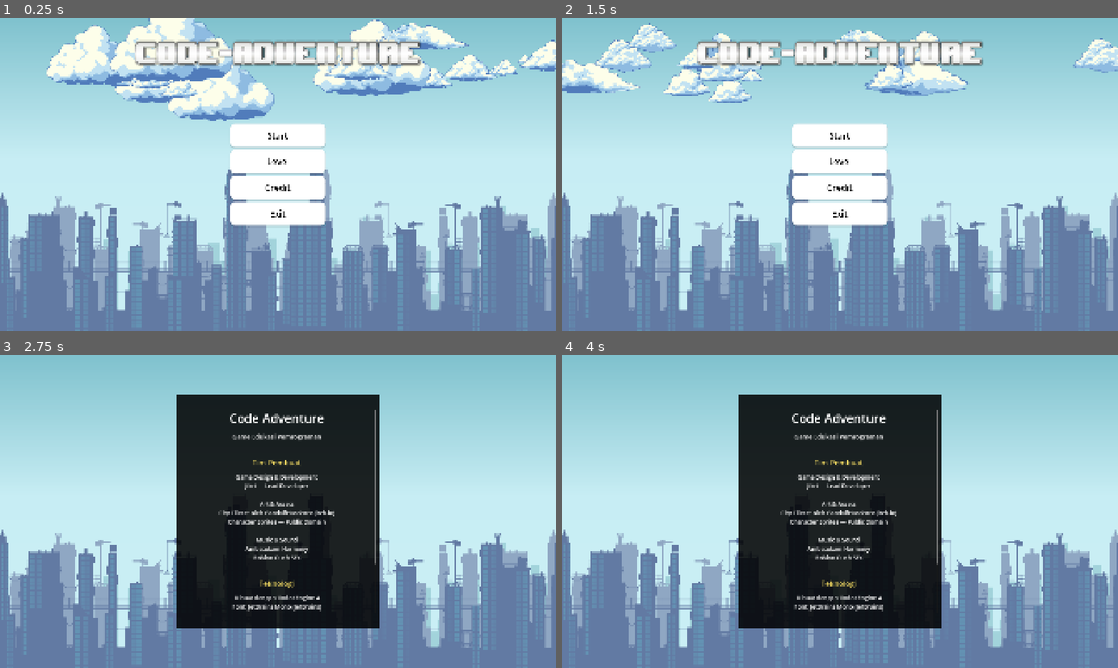
Above: before the commit, frames 1-4 (two rows, left to right).
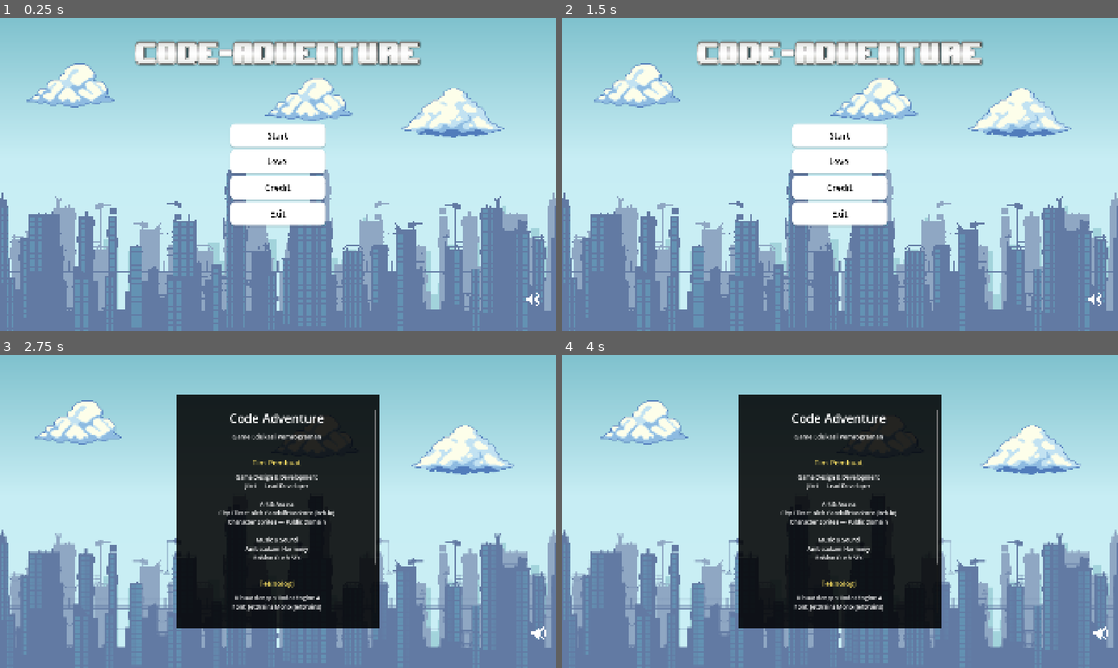
Above: after the commit, the same moments.

Repository: WanaRB/code-adventure
Game: Godot game, scene res://scenes/UI/main_menu.tscn
Two runs of this game, one before a commit and one after it. Both use one fixed random seed, a clock stepped at 60 frames per second and the inputs below. Sound files missing from this copy of the repository are replaced by a short silence.
Inputs (mouse positions are in pixels of both pictures, inside the frame that each line leads up to):
- Up to frame 1 (0.25 s): no input
- Up to frame 2 (1.5 s): click "Level" at 0.5 s; click "Back" at 1.25 s
- Up to frame 3 (2.75 s): click "Credit" at 2 s
- Up to frame 4 (4 s): click (1101, 633) at 2.77 s; click (1101, 633) at 3.52 s

The runs differ from the first frame. In frame 1, 14% of the frame differs, in the area x 0-100%, y 0-94%; in frame 2, 9.4%; in frame 3, 2.4%; in frame 4, 2.5%.

Commit message:
backround music, awan

Diff:
--- a/scenes/Level/level_1.tscn
+++ b/scenes/Level/level_1.tscn
@@ -2,7 +2,6 @@
 
 [ext_resource type="Texture2D" uid="uid://d1uuetget6vy4" path="res://assets/image/map/City background.png" id="1_aqk2v"]
 [ext_resource type="Texture2D" uid="uid://tnhxql7dkasa" path="res://assets/image/map/GandalfHardcore city tiles 32x32.png" id="2_036b0"]
-[ext_resource type="PackedScene" uid="uid://ndvagnr4jrg8" path="res://scenes/UI/awan_bergerak.tscn" id="2_l8a0l"]
 [ext_resource type="Texture2D" uid="uid://cpwj4apon4fl" path="res://assets/image/map/Building Tiles 32x32.png" id="3_dwbse"]
 [ext_resource type="Texture2D" uid="uid://dugb26t4mw5v" path="res://assets/image/map/Decoration 32x32.png" id="4_pkg7o"]
 [ext_resource type="PackedScene" uid="uid://c8cp71tu2bx71" path="res://scenes/Character/jikri.tscn" id="5_036b0"]
@@ -1071,10 +1070,6 @@
 grow_vertical = 2
 texture = ExtResource("1_aqk2v")
 
-[node name="AwanBergerak" parent="Map" unique_id=251289810 instance=ExtResource("2_l8a0l")]
-y_min = -200.0
-y_max = -50.0
-
 [node name="lantai" type="TileMap" parent="Map" unique_id=1840433433]
 texture_filter = 1
 scale = Vector2(2.5, 2.5)
--- a/scenes/Level/level_2.tscn
+++ b/scenes/Level/level_2.tscn
@@ -1075,8 +1075,6 @@
 skala_min = 0.5
 skala_max = 1.5
 opacity = 0.7
-y_min = -100.0
-y_max = -50.0
 
 [node name="lantai" type="TileMap" parent="Map" unique_id=1840433433]
 texture_filter = 1
--- a/scenes/UI/awan_bergerak.tscn
+++ b/scenes/UI/awan_bergerak.tscn
@@ -4,18 +4,13 @@
 [ext_resource type="Texture2D" uid="uid://dv64mhaq7n67t" path="res://assets/image/backround/Cloud-2.png" id="2_toowp"]
 [ext_resource type="Texture2D" uid="uid://efvf6btk71ge" path="res://assets/image/backround/Cloud-5.png" id="3_bp7po"]
 [ext_resource type="Texture2D" uid="uid://bnyvka2mc8gga" path="res://assets/image/backround/Cloud-7.png" id="4_nx8ra"]
-[ext_resource type="Texture2D" uid="uid://w43fhvbx6uvy" path="res://assets/image/backround/Cloud-10.png" id="5_lifsg"]
-[ext_resource type="Texture2D" uid="uid://b2yyn2ii1nfhn" path="res://assets/image/backround/Cloud-21.png" id="6_8iqgt"]
-[ext_resource type="Texture2D" uid="uid://2deanywntr2n" path="res://assets/image/backround/Cloud-23.png" id="7_ks7l0"]
-[ext_resource type="Texture2D" uid="uid://bmjoq2g1q7tvc" path="res://assets/image/backround/Cloud-25.png" id="8_t0mmy"]
-[ext_resource type="Texture2D" uid="uid://dy661cst3mbob" path="res://assets/image/backround/Cloud-27.png" id="9_he1ps"]
-[ext_resource type="Texture2D" uid="uid://bj3c5h2aieekh" path="res://assets/image/backround/Cloud-31.png" id="10_06txj"]
 [ext_resource type="Texture2D" uid="uid://532skyl3c6jr" path="res://assets/image/backround/Cloud-43.png" id="11_eeici"]
 
-[node name="AwanBergerak" type="Node2D" unique_id=251289810]
+[node name="AwanBergerak" type="CanvasLayer" unique_id=2111506820]
 script = ExtResource("1_y7y6p")
-tekstur_awan = Array[Texture2D]([ExtResource("2_toowp"), ExtResource("3_bp7po"), ExtResource("4_nx8ra"), ExtResource("5_lifsg"), ExtResource("6_8iqgt"), ExtResource("7_ks7l0"), ExtResource("8_t0mmy"), ExtResource("9_he1ps"), ExtResource("10_06txj"), ExtResource("11_eeici")])
-jumlah_awan = 10
+tekstur_awan = Array[Texture2D]([ExtResource("2_toowp"), ExtResource("3_bp7po"), ExtResource("4_nx8ra"), ExtResource("11_eeici")])
+jumlah_awan = 5
+kecepatan = 20.0
 skala_min = 1.0
 skala_max = 2.0
 opacity = 1.0
--- a/scenes/UI/credits.tscn
+++ b/scenes/UI/credits.tscn
@@ -2,9 +2,9 @@
 
 [ext_resource type="Texture2D" uid="uid://d1uuetget6vy4" path="res://assets/image/map/City background.png" id="1_bg"]
 [ext_resource type="Script" uid="uid://dkfg5mr5p3m8k" path="res://script/tampilan/credits.gd" id="1_pa2yl"]
-
-[sub_resource type="StyleBoxTexture" id="StyleBoxTexture_panel"]
-texture = ExtResource("1_bg")
+[ext_resource type="Texture2D" uid="uid://dsgjucy37om26" path="res://assets/image/UI/sound_on.png" id="2_g3j2f"]
+[ext_resource type="AudioStream" uid="uid://bpgh4wheqb6jf" path="res://assets/sound/Pixel.mp3" id="3_21wcu"]
+[ext_resource type="Texture2D" uid="uid://by7vjjgwhv0bx" path="res://assets/image/UI/sound_off.png" id="3_jq8gn"]
 
 [sub_resource type="StyleBoxFlat" id="StyleBoxFlat_pa2yl"]
 bg_color = Color(0, 0, 0, 0.85882354)
@@ -35,6 +35,9 @@
 
 [sub_resource type="StyleBoxEmpty" id="StyleBoxEmpty_focus"]
 
+[sub_resource type="StyleBoxTexture" id="StyleBoxTexture_panel"]
+texture = ExtResource("1_bg")
+
 [node name="Credits" type="Control" unique_id=100001]
 layout_mode = 3
 anchors_preset = 15
@@ -43,15 +46,8 @@
 grow_horizontal = 2
 grow_vertical = 2
 script = ExtResource("1_pa2yl")
-
-[node name="BG" type="Panel" parent="." unique_id=100002]
-layout_mode = 1
-anchors_preset = 15
-anchor_right = 1.0
-anchor_bottom = 1.0
-grow_horizontal = 2
-grow_vertical = 2
-theme_override_styles/panel = SubResource("StyleBoxTexture_panel")
+ikon_suara_hidup = ExtResource("2_g3j2f")
+ikon_suara_mati = ExtResource("3_jq8gn")
 
 [node name="Panel" type="Panel" parent="." unique_id=1272808665]
 custom_minimum_size = Vector2(700, 800)
@@ -174,4 +170,21 @@
 theme_override_styles/focus = SubResource("StyleBoxEmpty_focus")
 text = "← Kembali"
 
+[node name="CanvasLayer" type="CanvasLayer" parent="." unique_id=1267837992]
+layer = -1
+
+[node name="BG" type="Panel" parent="CanvasLayer" unique_id=100002]
+anchors_preset = 15
+anchor_right = 1.0
+anchor_bottom = 1.0
+grow_horizontal = 2
+grow_vertical = 2
+theme_override_styles/panel = SubResource("StyleBoxTexture_panel")
+
+[node name="BgmMenu" type="AudioStreamPlayer" parent="." unique_id=1832551801]
+unique_name_in_owner = true
+stream = ExtResource("3_21wcu")
+volume_db = -15.0
+parameters/looping = true
+
 [connection signal="pressed" from="Panel/ScrollContainer/VBoxContainer/button_back" to="." method="_on_button_back_pressed"]
--- a/scenes/UI/level_select.tscn
+++ b/scenes/UI/level_select.tscn
@@ -1,11 +1,11 @@
 [gd_scene format=3 uid="uid://b6jctalht86lb"]
 
 [ext_resource type="Script" uid="uid://dcvb86fugjn2h" path="res://script/tampilan/level_select.gd" id="1_yus8d"]
+[ext_resource type="Texture2D" uid="uid://dsgjucy37om26" path="res://assets/image/UI/sound_on.png" id="2_0ra34"]
 [ext_resource type="Texture2D" uid="uid://d1uuetget6vy4" path="res://assets/image/map/City background.png" id="2_piteb"]
 [ext_resource type="Texture2D" uid="uid://c0w5b8ruj43xj" path="res://assets/image/map/logo.png" id="3_m0u3y"]
-
-[sub_resource type="StyleBoxTexture" id="StyleBoxTexture_q3tsx"]
-texture = ExtResource("2_piteb")
+[ext_resource type="Texture2D" uid="uid://by7vjjgwhv0bx" path="res://assets/image/UI/sound_off.png" id="3_ty08u"]
+[ext_resource type="AudioStream" uid="uid://bpgh4wheqb6jf" path="res://assets/sound/Pixel.mp3" id="4_0i6e4"]
 
 [sub_resource type="StyleBoxFlat" id="StyleBoxFlat_0m03y"]
 bg_color = Color(1, 1, 1, 1)
@@ -39,6 +39,9 @@
 
 [sub_resource type="StyleBoxEmpty" id="StyleBoxEmpty_0m03y"]
 
+[sub_resource type="StyleBoxTexture" id="StyleBoxTexture_q3tsx"]
+texture = ExtResource("2_piteb")
+
 [node name="MainMenu" type="Control" unique_id=425800775]
 layout_mode = 3
 anchors_preset = 15
@@ -47,15 +50,20 @@
 grow_horizontal = 2
 grow_vertical = 2
 script = ExtResource("1_yus8d")
+ikon_suara_hidup = ExtResource("2_0ra34")
+ikon_suara_mati = ExtResource("3_ty08u")
 
-[node name="Panel" type="Panel" parent="." unique_id=1794435827]
+[node name="logo" type="TextureRect" parent="." unique_id=1705019265]
 layout_mode = 1
-anchors_preset = 15
-anchor_right = 1.0
-anchor_bottom = 1.0
+anchors_preset = 5
+anchor_left = 0.5
+anchor_right = 0.5
+offset_left = -507.0
+offset_top = 65.0
+offset_right = 507.0
+offset_bottom = 179.0
 grow_horizontal = 2
-grow_vertical = 2
-theme_override_styles/panel = SubResource("StyleBoxTexture_q3tsx")
+texture = ExtResource("3_m0u3y")
 
 [node name="VBoxContainer" type="VBoxContainer" parent="." unique_id=632943988]
 layout_mode = 1
@@ -130,17 +138,22 @@
 theme_override_styles/focus = SubResource("StyleBoxEmpty_0m03y")
 text = "Back"
 
-[node name="TextureRect" type="TextureRect" parent="." unique_id=1705019265]
-layout_mode = 1
-anchors_preset = 5
-anchor_left = 0.5
-anchor_right = 0.5
-offset_left = -507.0
-offset_top = 65.0
-offset_right = 507.0
-offset_bottom = 179.0
+[node name="CanvasLayer" type="CanvasLayer" parent="." unique_id=546412063]
+layer = -1
+
+[node name="Panel" type="Panel" parent="CanvasLayer" unique_id=1794435827]
+anchors_preset = 15
+anchor_right = 1.0
+anchor_bottom = 1.0
 grow_horizontal = 2
-texture = ExtResource("3_m0u3y")
+grow_vertical = 2
+theme_override_styles/panel = SubResource("StyleBoxTexture_q3tsx")
+
+[node name="BgmMenu" type="AudioStreamPlayer" parent="." unique_id=447173524]
+unique_name_in_owner = true
+stream = ExtResource("4_0i6e4")
+volume_db = -15.0
+parameters/looping = true
 
 [connection signal="pressed" from="VBoxContainer/button_level1" to="." method="_on_button_level_1_pressed"]
 [connection signal="pressed" from="VBoxContainer/button_level2" to="." method="_on_button_level_2_pressed"]
--- a/scenes/UI/main_menu.tscn
+++ b/scenes/UI/main_menu.tscn
@@ -3,11 +3,13 @@
 [ext_resource type="Texture2D" uid="uid://d1uuetget6vy4" path="res://assets/image/map/City background.png" id="1_q3tsx"]
 [ext_resource type="Script" uid="uid://dmt0uib03u6n7" path="res://script/tampilan/main_menu.gd" id="1_u4y5d"]
 [ext_resource type="Texture2D" uid="uid://c0w5b8ruj43xj" path="res://assets/image/map/logo.png" id="2_0m03y"]
+[ext_resource type="Texture2D" uid="uid://dsgjucy37om26" path="res://assets/image/UI/sound_on.png" id="2_mf7fl"]
+[ext_resource type="Texture2D" uid="uid://by7vjjgwhv0bx" path="res://assets/image/UI/sound_off.png" id="3_d6l81"]
+[ext_resource type="Texture2D" uid="uid://dv64mhaq7n67t" path="res://assets/image/backround/Cloud-2.png" id="4_5d4ag"]
 [ext_resource type="AudioStream" uid="uid://bpgh4wheqb6jf" path="res://assets/sound/Pixel.mp3" id="4_tfcbk"]
 [ext_resource type="PackedScene" uid="uid://ndvagnr4jrg8" path="res://scenes/UI/awan_bergerak.tscn" id="5_e2p27"]
-
-[sub_resource type="StyleBoxTexture" id="StyleBoxTexture_q3tsx"]
-texture = ExtResource("1_q3tsx")
+[ext_resource type="Texture2D" uid="uid://bnyvka2mc8gga" path="res://assets/image/backround/Cloud-7.png" id="5_um6dh"]
+[ext_resource type="Texture2D" uid="uid://532skyl3c6jr" path="res://assets/image/backround/Cloud-43.png" id="6_mf7fl"]
 
 [sub_resource type="StyleBoxFlat" id="StyleBoxFlat_0m03y"]
 bg_color = Color(1, 1, 1, 1)
@@ -49,30 +51,8 @@
 grow_horizontal = 2
 grow_vertical = 2
 script = ExtResource("1_u4y5d")
-
-[node name="Panel" type="Panel" parent="." unique_id=1794435827]
-layout_mode = 1
-anchors_preset = 15
-anchor_right = 1.0
-anchor_bottom = 1.0
-grow_horizontal = 2
-grow_vertical = 2
-theme_override_styles/panel = SubResource("StyleBoxTexture_q3tsx")
-
-[node name="AwanBergerak" parent="." unique_id=770557397 instance=ExtResource("5_e2p27")]
-jumlah_awan = 15
-
-[node name="Logo" type="TextureRect" parent="." unique_id=1705019265]
-layout_mode = 1
-anchors_preset = 5
-anchor_left = 0.5
-anchor_right = 0.5
-offset_left = -507.0
-offset_top = 65.0
-offset_right = 507.0
-offset_bottom = 179.0
-grow_horizontal = 2
-texture = ExtResource("2_0m03y")
+ikon_suara_hidup = ExtResource("2_mf7fl")
+ikon_suara_mati = ExtResource("3_d6l81")
 
 [node name="VBoxContainer" type="VBoxContainer" parent="." unique_id=632943988]
 layout_mode = 1
@@ -146,6 +126,31 @@
 theme_override_styles/focus = SubResource("StyleBoxEmpty_0m03y")
 text = "Exit"
 
+[node name="Logo" type="TextureRect" parent="." unique_id=1705019265]
+layout_mode = 1
+anchors_preset = 5
+anchor_left = 0.5
+anchor_right = 0.5
+offset_left = -507.0
+offset_top = 65.0
+offset_right = 507.0
+offset_bottom = 179.0
+grow_horizontal = 2
+texture = ExtResource("2_0m03y")
+
+[node name="CanvasLayer" type="CanvasLayer" parent="." unique_id=985701240]
+layer = -2
+
+[node name="TextureRect" type="TextureRect" parent="CanvasLayer" unique_id=218923510]
+process_mode = 3
+texture_filter = 1
+anchors_preset = 15
+anchor_right = 1.0
+anchor_bottom = 1.0
+grow_horizontal = 2
+grow_vertical = 2
+texture = ExtResource("1_q3tsx")
+
 [node name="BgmMenu" type="AudioStreamPlayer" parent="." unique_id=2022316957]
 unique_name_in_owner = true
 stream = ExtResource("4_tfcbk")
@@ -153,6 +158,14 @@
 autoplay = true
 parameters/looping = true
 
+[node name="AwanBergerak" parent="." unique_id=770557397 instance=ExtResource("5_e2p27")]
+layer = -1
+tekstur_awan = Array[Texture2D]([ExtResource("4_5d4ag"), ExtResource("5_um6dh"), ExtResource("6_mf7fl")])
+jumlah_awan = 3
+kecepatan = 15.0
+skala_min = 3.0
+skala_max = 3.0
+
 [connection signal="pressed" from="VBoxContainer/button_start" to="." method="_on_button_start_pressed"]
 [connection signal="pressed" from="VBoxContainer/button_level" to="." method="_on_button_level_pressed"]
 [connection signal="pressed" from="VBoxContainer/button_credit" to="." method="_on_button_credit_pressed"]
--- a/script/konfigurasi/GameEvents.gd
+++ b/script/konfigurasi/GameEvents.gd
@@ -8,6 +8,8 @@
 signal player_hit(damage_amount: int)
 signal level_won
 signal game_over
+## State suara menu — true = hidup, false = mati. Dibaca semua scene menu.
+var musik_menu_hidup: bool = true
 
 
 var last_level_path: String = ""
--- a/script/konfigurasi/awan_bergerak.gd
+++ b/script/konfigurasi/awan_bergerak.gd
@@ -1,50 +1,109 @@
-extends Node2D
+extends CanvasLayer
 
-@export_group("Awan")
+var _sudah_init := false  # cegah spawn ulang jika node di-reuse
+
+# ─── KONFIGURASI TEKSTUR ──────────────────────────────────────────────────────
+## Masukkan semua PNG awan di sini — tiap awan dipilih secara acak
 @export var tekstur_awan: Array[Texture2D] = []
-@export_range(1, 50, 1) var jumlah_awan: int = 6
-@export_range(-300.0, 300.0, 1.0) var kecepatan: float = 40.0
 
-@export_group("Tampilan")
-@export_range(0.1, 3.0, 0.1) var skala_min: float = 0.4
-@export_range(0.1, 3.0, 0.1) var skala_max: float = 0.9
-@export_range(0.0, 1.0, 0.01) var opacity: float = 0.7
+# ─── KONFIGURASI JUMLAH & GERAK ───────────────────────────────────────────────
+## Jumlah awan yang muncul sekaligus
+@export var jumlah_awan: int = 8
 
-@export_group("Ketinggian")
-@export_range(-200.0, 2000.0, 1.0) var y_min: float = 50.0
-@export_range(-200.0, 2000.0, 1.0) var y_max: float = 250.0
+## Kecepatan gerak awan (pixel/detik). Positif = ke kanan, negatif = ke kiri
+@export var kecepatan: float = 40.0
 
-@export_group("Wrap")
-@export_range(0.0, 1000.0, 1.0) var margin_wrap: float = 200.0
+# ─── KONFIGURASI KETINGGIAN ───────────────────────────────────────────────────
+## Batas atas awan dari tepi layar (pixel). 0 = paling atas layar
+@export var ketinggian_atas: float = 30.0
 
+## Batas bawah awan (pixel dari tepi atas layar). Awan tidak akan turun lebih dari ini
+## Contoh: 300 = awan hanya muncul di 300px pertama dari atas layar
+@export var ketinggian_bawah: float = 350.0
+
+# ─── KONFIGURASI TAMPILAN ─────────────────────────────────────────────────────
+## Skala terkecil awan (acak antara min dan max)
+@export var skala_min: float = 0.4
+
+## Skala terbesar awan
+@export var skala_max: float = 0.9
+
+## Opacity awan (0.0 = transparan penuh, 1.0 = solid)
+@export var opacity: float = 0.7
+
+## Panjang area awan (pixel). Samakan dengan panjang scene/map.
+## 0 = otomatis pakai lebar viewport
+@export var panjang_area: float = 0.0
+
+# ─── Internal (jangan diubah) ─────────────────────────────────────────────────
 var _awan: Array[Sprite2D] = []
 var _kecepatan_tiap: Array[float] = []
 var _vp_size: Vector2
 
+# ─── Lifecycle ────────────────────────────────────────────────────────────────
 func _ready() -> void:
+	if tekstur_awan.is_empty():
+		push_warning("AwaanBergerak: tekstur_awan belum diisi!")
+		return
+	call_deferred("_init_awan")
 
-	if tekstur_awan.is_empty():
-		push_warning("tekstur_awan belum diisi!")
+func _init_awan() -> void:
+	var tree := get_tree()
+	var root := tree.root
+
+	# Cek apakah sudah ada AwaanBergerak lain di root
+	for node in root.get_children():
+		if node == self:
+			continue
+		if node.is_in_group("awan_bergerak"):
+			# Sudah ada — hapus instance ini, biarkan yang lama jalan
+			queue_free()
+			return
+
+	# Belum ada — jadikan persistent di root
+	add_to_group("awan_bergerak")
+	if get_parent() != root:
+		get_parent().remove_child(self)
+		root.add_child(self)
+		call_deferred("_mulai_spawn")
 		return
+	_mulai_spawn()
+
+func _mulai_spawn() -> void:
+	add_to_group("awan_bergerak")  # ← tambah ini jika masuk sini langsung tanpa reparent
+	if _sudah_init:
+		return
+	_sudah_init = true
 
 	_vp_size = get_viewport().get_visible_rect().size
+	if panjang_area > 0.0:
+		_vp_size.x = panjang_area
+	if ketinggian_bawah <= ketinggian_atas:
+		ketinggian_bawah = ketinggian_atas + 100.0
+
 	_spawn_semua()
 
 func _spawn_semua() -> void:
 	for i in jumlah_awan:
 		var s := Sprite2D.new()
 
+		# Pilih tekstur secara acak dari array
 		s.texture = tekstur_awan[randi() % tekstur_awan.size()]
 		s.modulate.a = opacity
 
+		# Skala acak agar tidak terlihat seragam
 		var sc := randf_range(skala_min, skala_max)
 		s.scale = Vector2(sc, sc)
 
+		# Bagi layar rata per slot, lalu tambah offset kecil agar tidak terlalu kaku
+		var slot_width := _vp_size.x / jumlah_awan
+		var offset_x := randf_range(-slot_width * 0.3, slot_width * 0.3)
 		s.position = Vector2(
-			randf_range(0, _vp_size.x),
-			randf_range(minf(y_min, y_max), maxf(y_min, y_max))
+			slot_width * i + slot_width * 0.5 + offset_x,
+			randf_range(ketinggian_atas, ketinggian_bawah)
 		)
 
+		# Kecepatan sedikit berbeda tiap awan agar tidak bergerak seragam
 		var variasi := randf_range(0.6, 1.4)
 		_kecepatan_tiap.append(kecepatan * variasi)
 
@@ -52,13 +111,33 @@
 		_awan.append(s)
 
 func _process(delta: float) -> void:
+	# Margin sebelum awan di-wrap ke sisi lain (agar tidak pop tiba-tiba)
+	var margin := 250.0
+
 	for i in _awan.size():
 		var s := _awan[i]
 		s.position.x += _kecepatan_tiap[i] * delta
 
-		if _kecepatan_tiap[i] > 0 and s.position.x > _vp_size.x + margin_wrap:
-			s.position.x = -margin_wrap
-			s.position.y = randf_range(minf(y_min, y_max), maxf(y_min, y_max))
-		elif _kecepatan_tiap[i] < 0 and s.position.x < -margin_wrap:
-			s.position.x = _vp_size.x + margin_wrap
-			s.position.y = randf_range(minf(y_min, y_max), maxf(y_min, y_max))
+		if _kecepatan_tiap[i] > 0 and s.position.x > _vp_size.x + margin:
+			s.position.x = -margin
+			s.position.y = _cari_y_tidak_menggumpal(i)
+
+		elif _kecepatan_tiap[i] < 0 and s.position.x < -margin:
+			s.position.x = _vp_size.x + margin
+			s.position.y = _cari_y_tidak_menggumpal(i)
+
+## Cari posisi Y yang tidak terlalu dekat dengan awan lain di X yang sama.
+func _cari_y_tidak_menggumpal(skip_index: int) -> float:
+	var jarak_min := 150.0  # ubah angka ini: lebih besar = awan lebih renggang
+	for _coba in range(10):  # coba maksimal 10x
+		var y := randf_range(ketinggian_atas, ketinggian_bawah)
+		var terlalu_dekat := false
+		for j in _awan.size():
+			if j == skip_index: continue
+			if abs(_awan[j].position.y - y) < jarak_min:
+				terlalu_dekat = true
+				break
+		if not terlalu_dekat:
+			return y
+	# Kalau tetap tidak ketemu, kembalikan Y acak biasa
+	return randf_range(ketinggian_atas, ketinggian_bawah)
--- a/script/tampilan/credits.gd
+++ b/script/tampilan/credits.gd
@@ -1,7 +1,44 @@
 extends Control
 
+@export var ikon_suara_hidup: Texture2D
+@export var ikon_suara_mati: Texture2D
+
 func _ready() -> void:
-	pass
+	_tambah_tombol_suara()
 
 func _on_button_back_pressed() -> void:
 	get_tree().change_scene_to_file("res://scenes/UI/main_menu.tscn")
+
+func _tambah_tombol_suara() -> void:
+	var btn := TextureButton.new()
+	btn.name = "TombolSuara"
+	var ikon := ikon_suara_hidup if GameEvents.musik_menu_hidup else ikon_suara_mati
+	btn.texture_normal  = ikon
+	btn.texture_pressed = ikon
+	btn.texture_hover   = ikon
+	btn.ignore_texture_size = true
+	btn.custom_minimum_size = Vector2(80, 80)
+	btn.stretch_mode = TextureButton.STRETCH_KEEP_ASPECT_CENTERED
+	btn.focus_mode = Control.FOCUS_NONE
+	btn.mouse_default_cursor_shape = Control.CURSOR_POINTING_HAND
+	btn.set_anchors_preset(Control.PRESET_BOTTOM_RIGHT)
+	btn.offset_left   = -100.0
+	btn.offset_top    = -160.0
+	btn.offset_right  = -20.0
+	btn.offset_bottom = -80.0
+	btn.pressed.connect(func(): _toggle_suara(btn))
+	add_child(btn)
+
+func _toggle_suara(btn: TextureButton) -> void:
+	GameEvents.musik_menu_hidup = not GameEvents.musik_menu_hidup
+	var bgm := get_tree().root.get_node_or_null("BgmMenu")
+	if GameEvents.musik_menu_hidup:
+		if bgm: bgm.play()
+		btn.texture_normal  = ikon_suara_hidup
+		btn.texture_pressed = ikon_suara_hidup
+		btn.texture_hover   = ikon_suara_hidup
+	else:
+		if bgm: bgm.stop()
+		btn.texture_normal  = ikon_suara_mati
+		btn.texture_pressed = ikon_suara_mati
+		btn.texture_hover   = ikon_suara_mati
--- a/script/tampilan/level_select.gd
+++ b/script/tampilan/level_select.gd
@@ -1,7 +1,45 @@
 extends Control
+
+@export var ikon_suara_hidup: Texture2D
+@export var ikon_suara_mati: Texture2D
 
 func _ready() -> void:
 	_update_kunci()
+	_tambah_tombol_suara()
+
+func _tambah_tombol_suara() -> void:
+	var btn := TextureButton.new()
+	btn.name = "TombolSuara"
+	var ikon := ikon_suara_hidup if GameEvents.musik_menu_hidup else ikon_suara_mati
+	btn.texture_normal  = ikon
+	btn.texture_pressed = ikon
+	btn.texture_hover   = ikon
+	btn.ignore_texture_size = true
+	btn.custom_minimum_size = Vector2(80, 80)
+	btn.stretch_mode = TextureButton.STRETCH_KEEP_ASPECT_CENTERED
+	btn.focus_mode = Control.FOCUS_NONE
+	btn.mouse_default_cursor_shape = Control.CURSOR_POINTING_HAND
+	btn.set_anchors_preset(Control.PRESET_BOTTOM_RIGHT)
+	btn.offset_left   = -100.0
+	btn.offset_top    = -160.0
+	btn.offset_right  = -20.0
+	btn.offset_bottom = -80.0
+	btn.pressed.connect(func(): _toggle_suara(btn))
+	add_child(btn)
+
+func _toggle_suara(btn: TextureButton) -> void:
+	GameEvents.musik_menu_hidup = not GameEvents.musik_menu_hidup
+	var bgm := get_tree().root.get_node_or_null("BgmMenu")
+	if GameEvents.musik_menu_hidup:
+		if bgm: bgm.play()
+		btn.texture_normal  = ikon_suara_hidup
+		btn.texture_pressed = ikon_suara_hidup
+		btn.texture_hover   = ikon_suara_hidup
+	else:
+		if bgm: bgm.stop()
+		btn.texture_normal  = ikon_suara_mati
+		btn.texture_pressed = ikon_suara_mati
+		btn.texture_hover   = ikon_suara_mati
 
 func _update_kunci():
 	# Temukan tombol berdasarkan nama fungsi sinyal pressed-nya
--- a/script/tampilan/main_menu.gd
+++ b/script/tampilan/main_menu.gd
@@ -2,15 +2,70 @@
 
 var _confirm_dialog: Panel = null
 var _is_showing_confirm := false
-
-# Referensi node yang perlu diubah warna
-@onready var _panel: Panel = $Panel
-@onready var _vbox: VBoxContainer = $VBoxContainer
-@onready var bgm_menu: AudioStreamPlayer = %BgmMenu
+@onready var bgm_menu: AudioStreamPlayer = $BgmMenu
+@export var ikon_suara_hidup: Texture2D
+@export var ikon_suara_mati: Texture2D
 
 func _ready() -> void:
-	pass
+	_setup_bgm()
+	_tambah_tombol_suara()
 
+func _setup_bgm() -> void:
+	var existing := get_tree().root.get_node_or_null("BgmMenu")
+	if existing == null:
+		var bgm := AudioStreamPlayer.new()
+		bgm.name = "BgmMenu"
+		bgm.stream = $BgmMenu.stream
+		bgm.volume_db = $BgmMenu.volume_db
+		bgm.autoplay = true   # ← autoplay saat node masuk tree
+		$BgmMenu.queue_free()
+		# Deferred karena root sedang busy saat _ready()
+		get_tree().root.call_deferred("add_child", bgm)
+	else:
+		if has_node("BgmMenu"):
+			$BgmMenu.queue_free()
+		if GameEvents.musik_menu_hidup and not existing.playing:
+			existing.play()
+		elif not GameEvents.musik_menu_hidup:
+			existing.stop()
+
+func _tambah_tombol_suara() -> void:
+	var btn := TextureButton.new()
+	btn.name = "TombolSuara"
+# Sesuaikan ikon dengan state saat ini (mungkin sudah diubah di scene lain)
+	var ikon := ikon_suara_hidup if GameEvents.musik_menu_hidup else ikon_suara_mati
+	btn.texture_normal  = ikon
+	btn.texture_pressed = ikon
+	btn.texture_hover   = ikon
+	btn.ignore_texture_size = true
+	btn.custom_minimum_size = Vector2(80, 80)
+	btn.stretch_mode = TextureButton.STRETCH_KEEP_ASPECT_CENTERED
+	btn.focus_mode = Control.FOCUS_NONE
+	btn.mouse_default_cursor_shape = Control.CURSOR_POINTING_HAND
+
+	# Anchor ke pojok kanan bawah
+	btn.set_anchors_preset(Control.PRESET_BOTTOM_RIGHT)
+	btn.offset_left  = -120.0
+	btn.offset_top   = -150.0
+	btn.offset_right = -40.0
+	btn.offset_bottom = -70.0
+
+	btn.pressed.connect(func(): _toggle_suara(btn))
+	add_child(btn)
+
+func _toggle_suara(btn: TextureButton) -> void:
+	GameEvents.musik_menu_hidup = not GameEvents.musik_menu_hidup
+	var bgm := get_tree().root.get_node_or_null("BgmMenu")
+	if GameEvents.musik_menu_hidup:
+		if bgm: bgm.play()
+		btn.texture_normal  = ikon_suara_hidup
+		btn.texture_pressed = ikon_suara_hidup
+		btn.texture_hover   = ikon_suara_hidup
+	else:
+		if bgm: bgm.stop()
+		btn.texture_normal  = ikon_suara_mati
+		btn.texture_pressed = ikon_suara_mati
+		btn.texture_hover   = ikon_suara_mati
 
 func _on_button_start_pressed() -> void:
 	get_tree().change_scene_to_file("res://scenes/Level/level_1.tscn")
Binary file added: assets/image/UI/sound_off.png
Not shown, added: assets/image/UI/sound_off.png.import
Binary file added: assets/image/UI/sound_on.png
Not shown, added: assets/image/UI/sound_on.png.import
